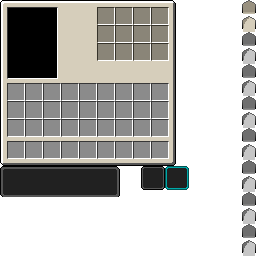
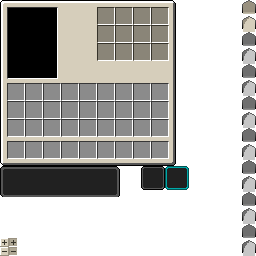
Revision of a layered 256px x 256px image; what changed, layer by layer:
added layer "StatsButtons" above "palceholder" over <box>0,238,17,256</box>
